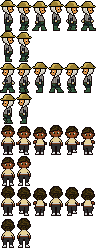
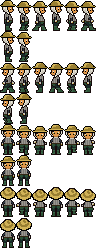
Revision of a layered 96px x 248px image; what changed, layer by layer:
showed "hair", painted on it over 0, 180, 96, 232
painted on "main_character" over 0, 124, 96, 247
